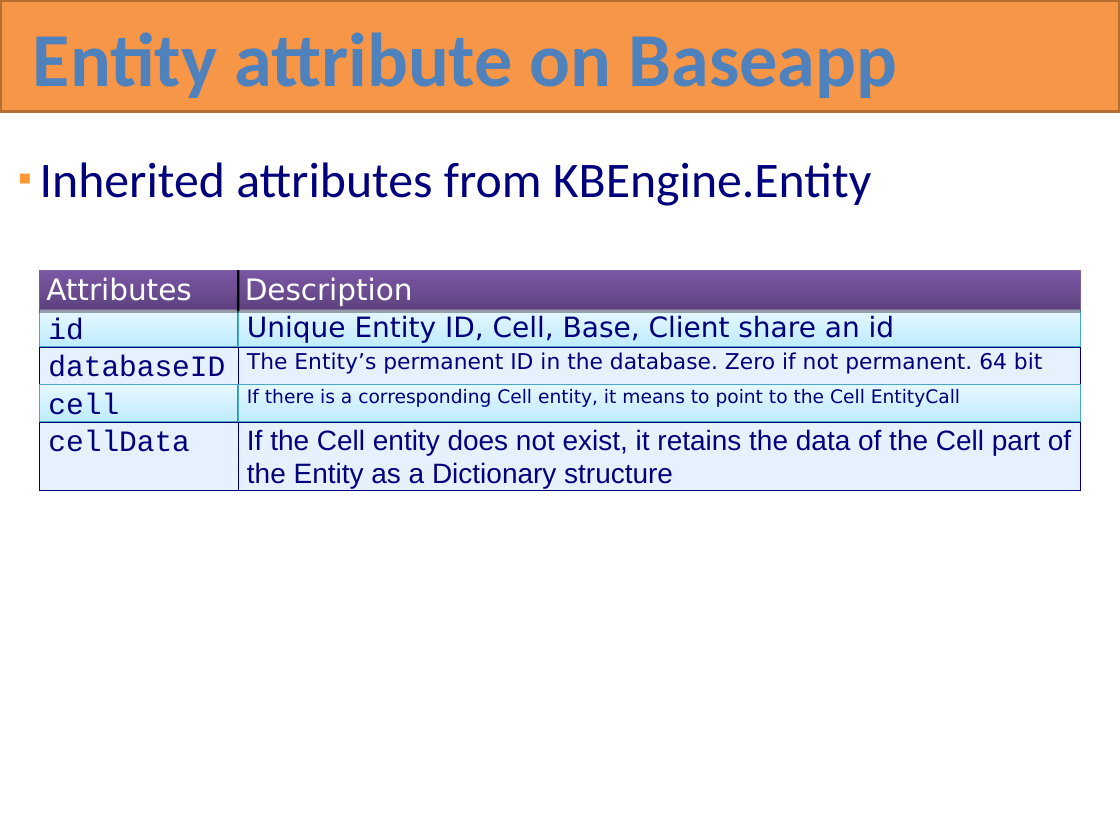
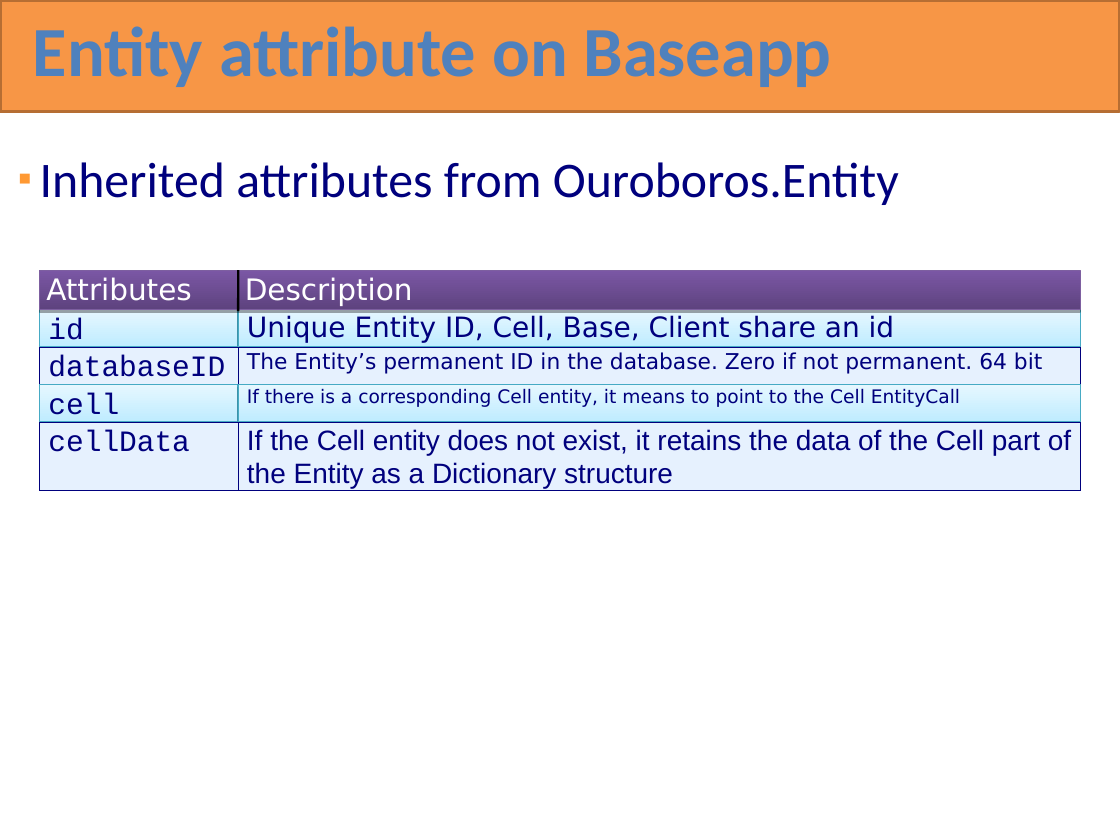
Before and after one commit to RottenVisions/ouroboros, a slide deck: slide 85 of docs/Ouroboros overview(en).pptx. Drawn at 1120x840 pixels with LibreOffice and Linux fonts; fonts in the diff are those of the drawing. Boxes give left, top, right and bottom in pixels: in the first picture for what was removed or moved away, otherwise in the second. Text is boxed around its words. In the diff, an @@ line names an element or a change of style, - is before the commit and + after.

```diff
--- a/docs/Ouroboros overview(en).pptx
+++ b/docs/Ouroboros overview(en).pptx
@@ text "Entity attribute on Baseapp" at bbox=[33, 26, 832, 87]: size 49 to 45.3 pt; line spacing 1 to 0.8 @@
@@ text at bbox=[40, 162, 899, 205]: text changed @@
-▪ Inherited attributes from KBEngine.Entity
+▪ Inherited attributes from Ouroboros.Entity
```
Also in this commit, not shown: 112 other slides changed, 2 other files.
